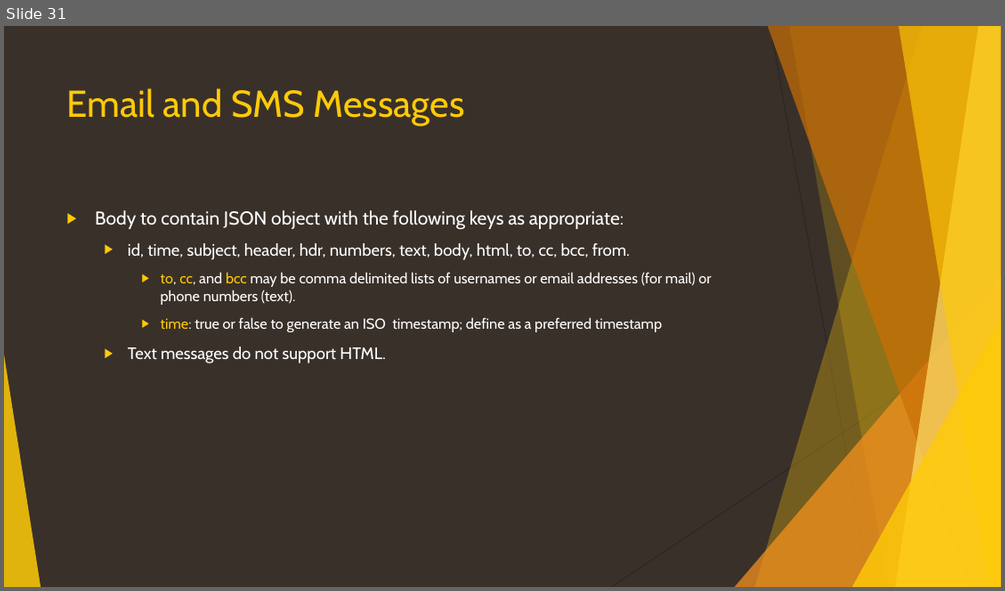
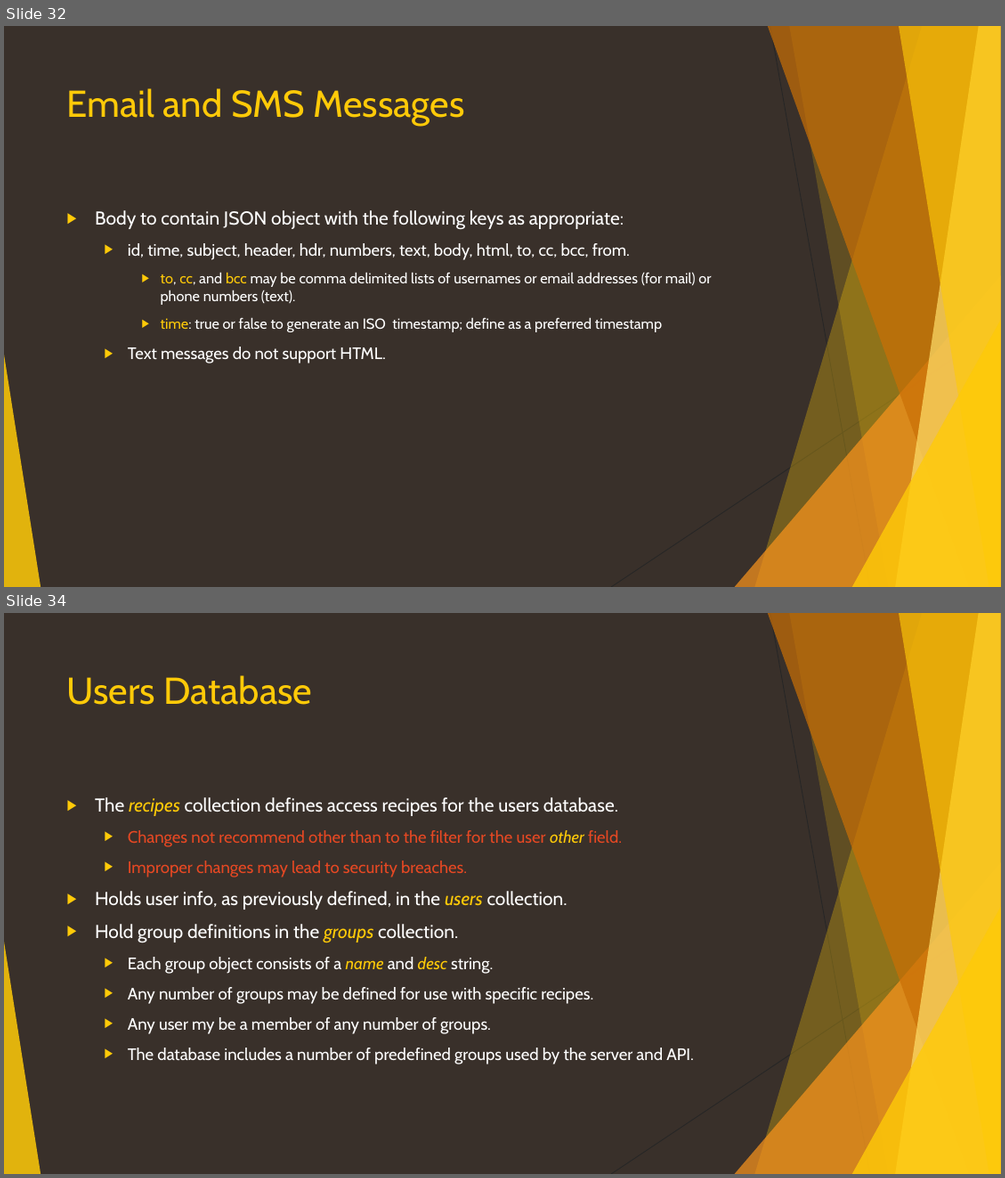
Before and after one commit to CanyonCasa/HomebrewDIY, a slide deck: HomebrewAPI.pptx. Shown one above the other, each under a label of ours: slide 31 before the commit, slides 32 and 34 after it; the slides between them are not shown. The pictures are 1005x591 and 1005x1178 pixels, drawn with LibreOffice and Linux fonts; fonts in the diff are those of the drawing. Boxes give left, top, right and bottom in pixels: in the first picture for what was removed or moved away, otherwise in the second. Text is boxed around its words. In the diff, an @@ line names an element or a change of style, - is before the commit and + after.

```diff
--- a/HomebrewAPI.pptx
+++ b/HomebrewAPI.pptx
@@ slide 34 added at (4, 613, 1001, 1174), background #39302A; not listed: 10 template elements that a slide beside it also shows @@
@@ title added at (67, 675, 313, 705), 36 pt, text #FFCA08 @@
+Users Database
@@ text added at (95, 797, 694, 1064), 16 pt, text #FFFFFF @@
+▶ The recipes collection defines access recipes for the users database.
+  ▶ Changes not recommend other than to the filter for the user other field.
+  ▶ Improper changes may lead to security breaches.
+▶ Holds user info, as previously defined, in the users collection.
+▶ Hold group definitions in the groups collection.
+  ▶ Each group object consists of a name and desc string.
+  ▶ Any number of groups may be defined for use with specific recipes.
+  ▶ Any user my be a member of any number of groups.
+  ▶ The database includes a number of predefined groups used by the server and API.
@@ what was slide 31 is now slide 32 @@
```
Also in this commit, not shown: 11 slides changed, 3 other slides added, 1 slide removed, 8 other files.
